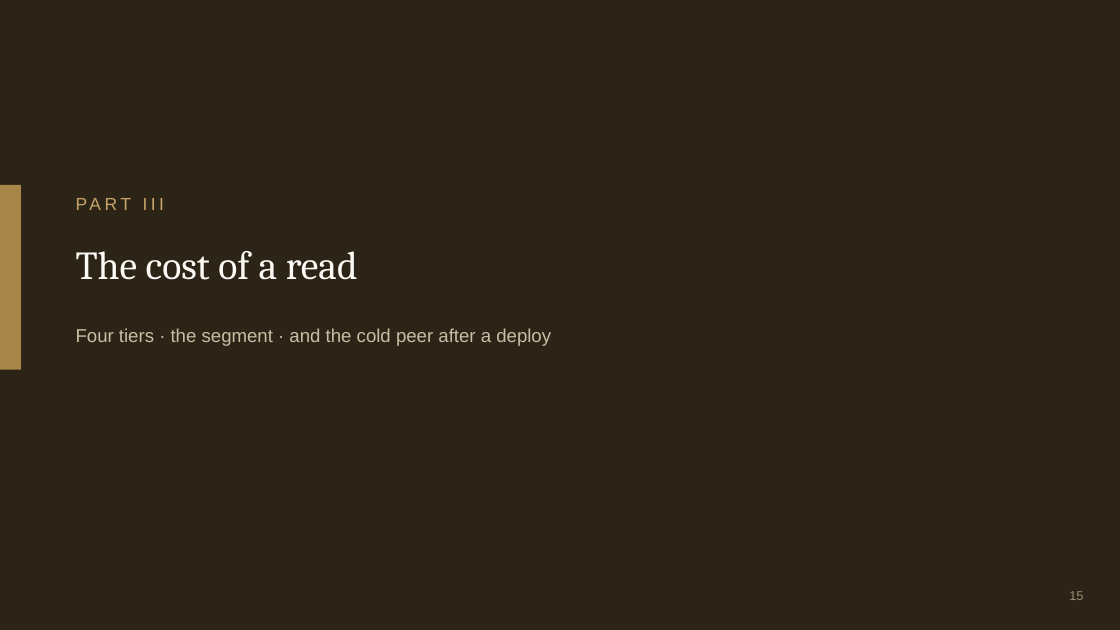
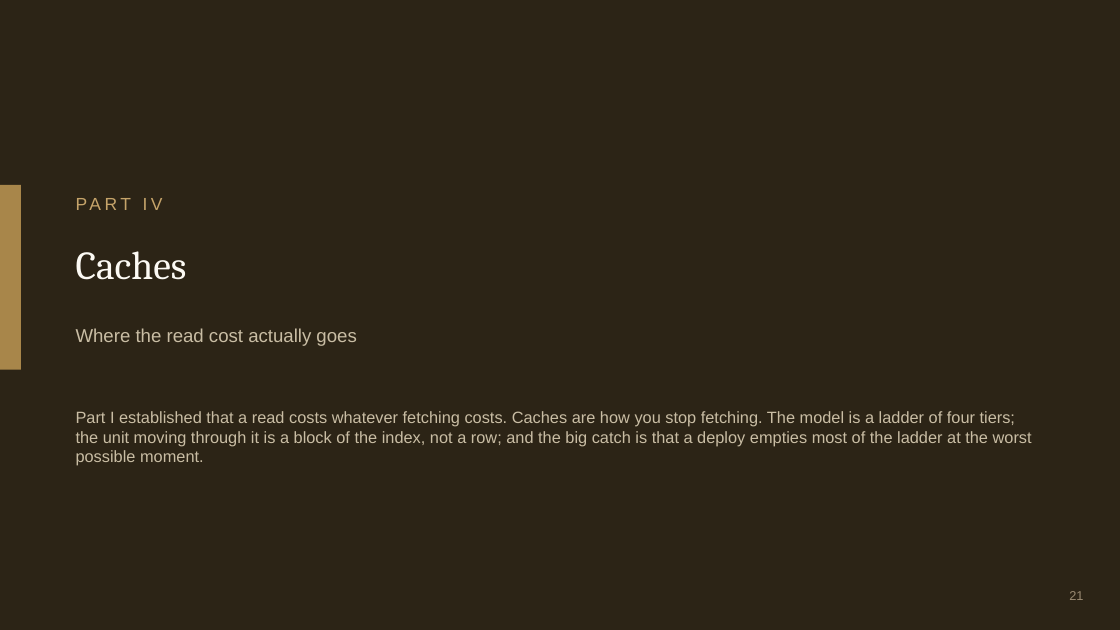
Before and after one commit to 4coders-com-br/datomic-model, a slide deck: slide 21 of datomic-at-scale.pptx (slide 15 before the commit). Drawn at 1120x630 pixels with LibreOffice and Linux fonts; fonts in the diff are those of the drawing. Boxes give left, top, right and bottom in pixels: in the first picture for what was removed or moved away, otherwise in the second. Text is boxed around its words. In the diff, an @@ line names an element or a change of style, - is before the commit and + after.

Commit message:
Simplify Datomic at Scale into a slides-only class
- 27-slide deck (was 42): four topics — reads, writes, parallelism,
  caches — each as basics -> one easy example -> the main catches;
  pptx regenerated from the reworked deck.js, markdown deck to match.
- Preclass brief: nothing to install or run; assumes only the
  Production class vocabulary.
- Drop the REPL labs (src/datomic_ops/labs.clj) — the class no longer
  has hands-on labs; infra/HA files stay as optional extras.
- README: class blurb and file list updated to match.

```diff
--- a/datomic-at-scale.pptx
+++ b/datomic-at-scale.pptx
@@ text at <box>76,193,1042,227</box>: text changed @@
-PART III
+PART IV
@@ text at <box>76,251,187,280</box>: text changed @@
-The cost of a read
+Caches
@@ text at <box>76,328,356,346</box>: text changed @@
-Four tiers · the segment · and the cold peer after a deploy
+Where the read cost actually goes
@@ text added at <box>76,411,1032,466</box>, 14 pt, text #C9BDA4 @@
+Part I established that a read costs whatever fetching costs. Caches are how you stop fetching. The model is a ladder of four tiers; the unit moving through it is a block of the index, not a row; and the big catch is that a deploy empties most of the ladder at the worst possible moment.
@@ text at <box>1069,591,1083,600</box>: text changed @@
-15
+21
```
Also in this commit, not shown: 4 other slides changed, 22 slides added, 36 slides removed, 5 other files.
